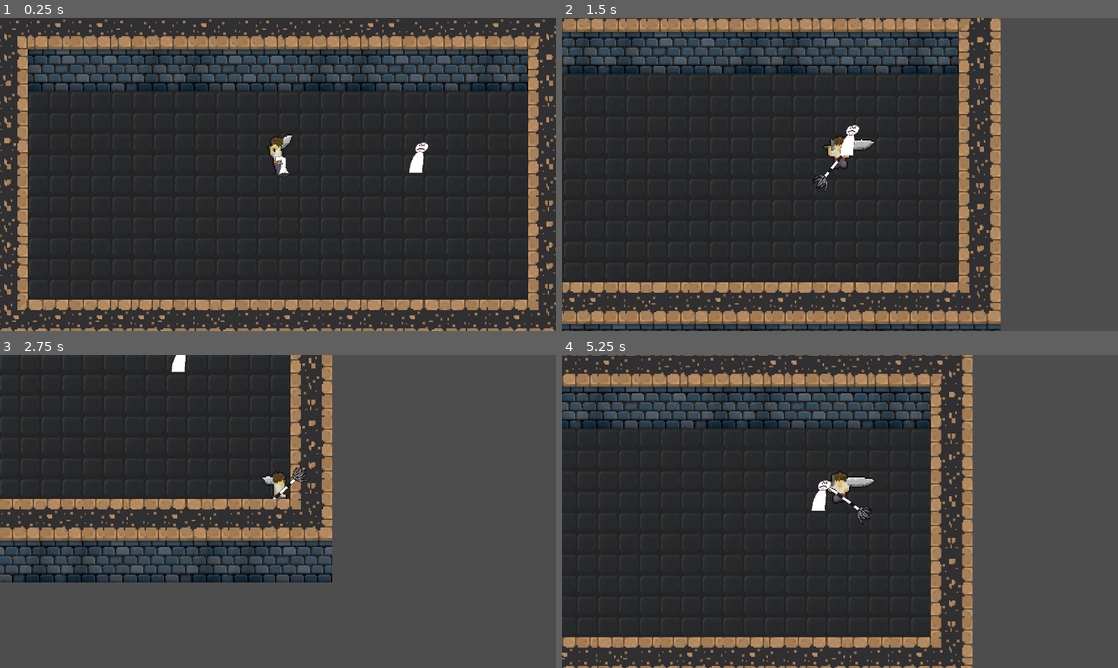
Above: before the commit, frames 1-4 (two rows, left to right).
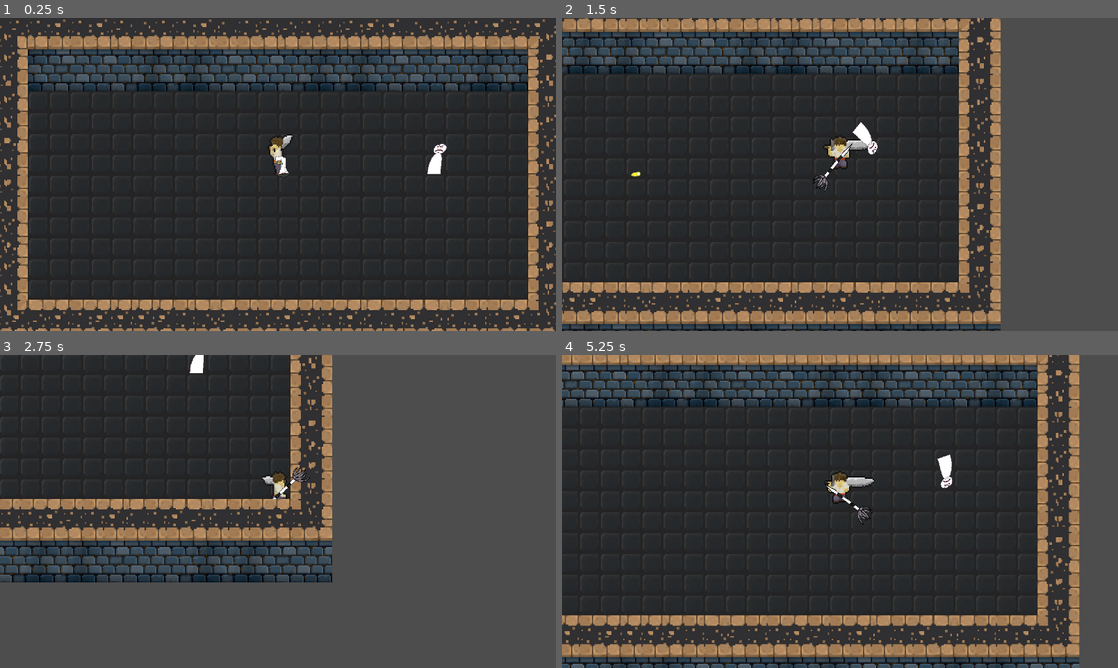
Above: after the commit, the same moments.

Repository: yeahright03/souls-like-game
Game: Godot game, scene res://scenes/game.tscn
Two runs of this game, one before a commit and one after it. Both use one fixed random seed, a clock stepped at 60 frames per second and the inputs below.
Inputs (mouse positions are in pixels of both pictures, inside the frame that each line leads up to):
- Up to frame 1 (0.25 s): no input
- Up to frame 2 (1.5 s): tap Enter at 0.5 s; move the mouse to (962, 158) at 0.52 s; hold D (moveRight) 0.53-1.28 s; click (962, 158) at 0.6 s; move the mouse to (728, 190) at 1.27 s; hold S (moveDown) from 1.28 s (still down); tap Q (weaponSwitch) at 1.35 s
- Up to frame 3 (2.75 s): move the mouse to (333, 442) at 2.02 s; release S (moveDown) at 2.03 s; hold D (moveRight) from 2.03 s (still down); click (333, 442) at 2.1 s
- Up to frame 4 (5.25 s): move the mouse to (812, 574) at 2.77 s; release D (moveRight) at 2.78 s; hold W (moveUp) 2.78-3.53 s; tap Q (weaponSwitch) at 2.85, 4.35 s; move the mouse to (1006, 558) at 3.52 s; hold A (moveLeft) 3.53-5.03 s; click (1006, 558) at 3.6 s; move the mouse to (673, 464) at 4.27 s; move the mouse to (867, 511) at 5.02 s; hold S (moveDown) from 5.03 s (still down); click (867, 511) at 5.1 s

The runs differ from the first frame. In frame 1, 0.4% of the frame differs, in the area x 73-81%, y 39-50%; in frame 2, 0.4%; in frame 3, 0.2%; in frame 4, 44%, in the area x 0-94%, y 0-100%.

Commit message:
updated generic_enemy
made generic_enemy being able to track the player
made generic_enemy being able to shoot with a 1 sec interval

Diff:
--- a/scenes/game.tscn
+++ b/scenes/game.tscn
@@ -1151,11 +1151,11 @@
 [node name="Camera2D" type="Camera2D" parent="player"]
 zoom = Vector2(3, 3)
 
-[node name="generic enemy" parent="." instance=ExtResource("3_lnu2h")]
-position = Vector2(108, -14)
-
 [node name="TileMapLayer3" type="TileMapLayer" parent="."]
 tile_map_data = PackedByteArray("AAD//wYAAAAMAB4AAAAAAAYAAAANAB4AAAD9/wYAAAAJAB4AAAD+/wYAAAAKAB4AAAABAAYAAAAKAB4AAAACAA …(1584 unchanged characters)…
 tile_set = SubResource("TileSet_lbhrr")
 
 [node name="Sprite2D" type="Sprite2D" parent="."]
+
+[node name="generic enemy" parent="." instance=ExtResource("3_lnu2h")]
+position = Vector2(122, -13)
--- a/scenes/generic_enemy.tscn
+++ b/scenes/generic_enemy.tscn
@@ -6,6 +6,9 @@
 [sub_resource type="CapsuleShape2D" id="CapsuleShape2D_v2kyb"]
 radius = 5.72268
 height = 23.4981
+
+[sub_resource type="CircleShape2D" id="CircleShape2D_v2kyb"]
+radius = 860.0
 
 [node name="generic enemy" type="CharacterBody2D"]
 scale = Vector2(0.1, 0.1)
@@ -18,3 +21,12 @@
 position = Vector2(0, 10)
 scale = Vector2(12.7562, -10.2987)
 shape = SubResource("CapsuleShape2D_v2kyb")
+
+[node name="playerDetection" type="Area2D" parent="."]
+collision_mask = 2
+
+[node name="CollisionShape2D" type="CollisionShape2D" parent="playerDetection"]
+shape = SubResource("CircleShape2D_v2kyb")
+
+[connection signal="body_entered" from="playerDetection" to="." method="_on_player_detection_body_entered"]
+[connection signal="body_exited" from="playerDetection" to="." method="_on_player_detection_body_exited"]
--- a/scripts/generic_enemy.gd
+++ b/scripts/generic_enemy.gd
@@ -1,3 +1,32 @@
 extends CharacterBody2D
 
 const bullet = preload("res://player/bullet.tscn")
+var player
+var playerSpotted : bool = false
+var timeSinceShot : float = 1
+
+func _process(delta: float) -> void:
+	if playerSpotted == true:
+		look_at(get_node("../player").position)
+		if timeSinceShot >= 1:
+			print("pew!!")
+			var bulletInstance = bullet.instantiate()
+			get_tree().root.add_child(bulletInstance)
+			bulletInstance.global_position = position
+			bulletInstance.rotation = rotation
+			timeSinceShot = 0.0
+	else:
+		self.rotation = 0
+
+	if timeSinceShot < 1:
+		timeSinceShot += delta
+
+func _on_player_detection_body_entered(body: Node2D) -> void:
+	if body.name == "player":
+		print("player spotted")
+		playerSpotted = true
+
+func _on_player_detection_body_exited(body:Node2D) -> void:
+	if body.name == "player":
+		print("i lost the player")
+		playerSpotted = false
Not shown: 1 places in scenes/generic_enemy.tscn that only renumber resources
